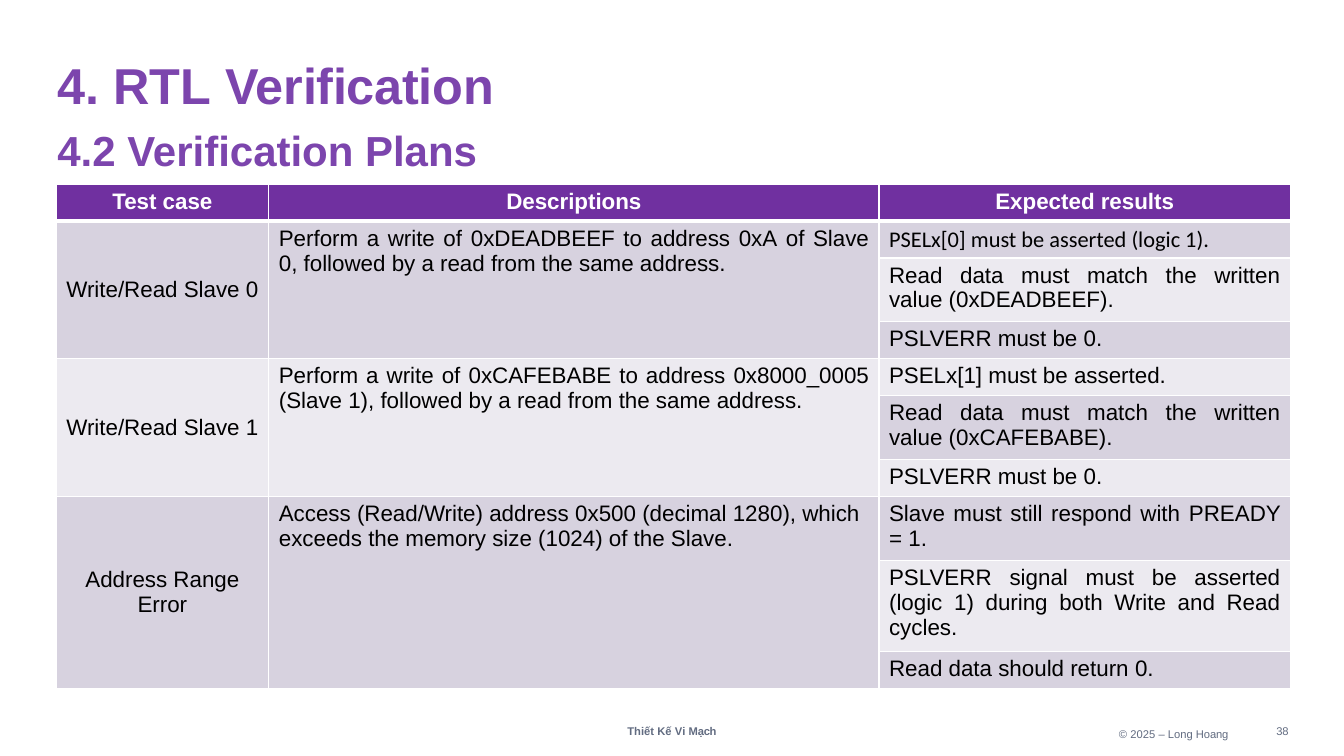
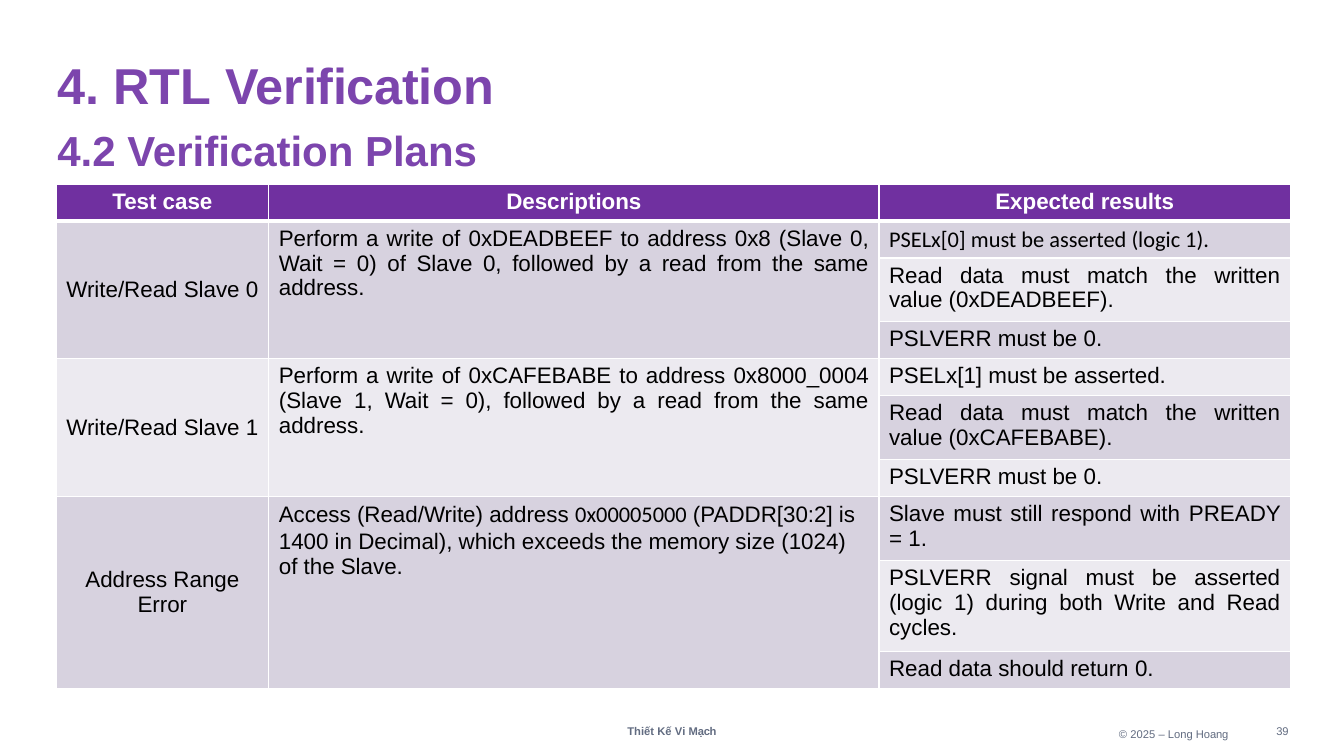
Before and after one commit to 106210049/AMBA-APB, a slide deck: slide 39 of Design Specifications/AMBA_ABP.pptx (slide 38 before the commit). Drawn at 1344x756 pixels with LibreOffice and Linux fonts; fonts in the diff are those of the drawing. Boxes give left, top, right and bottom in pixels: in the first picture for what was removed or moved away, otherwise in the second. Text is boxed around its words. In the diff, an @@ line names an element or a change of style, - is before the commit and + after.

```diff
--- a/Design Specifications/AMBA_ABP.pptx
+++ b/Design Specifications/AMBA_ABP.pptx
@@ table at (x1=56, y1=184, x2=1291, y2=688) @@
-row 2, column 2: Perform a write of 0xDEADBEEF to address 0xA of Slave 0, followed by a read from the same address.
+row 2, column 2: Perform a write of 0xDEADBEEF to address 0x8 (Slave 0, Wait = 0) of Slave 0, followed by a read from the same address.
-row 5, column 2: Perform a write of 0xCAFEBABE to address 0x8000_0005 (Slave 1), followed by a read from the same address.
+row 5, column 2: Perform a write of 0xCAFEBABE to address 0x8000_0004 (Slave 1, Wait = 0), followed by a read from the same address.
-row 8, column 2: Access (Read/Write) address 0x500 (decimal 1280), which exceeds the memory size (1024) of the Slave.
+row 8, column 2: Access (Read/Write) address 0x00005000 (PADDR[30:2] is 1400 in Decimal), which exceeds the memory size (1024) of the Slave.
```
Also in this commit, not shown: 1 other slide changed, 1 slide added, 2 other files.
